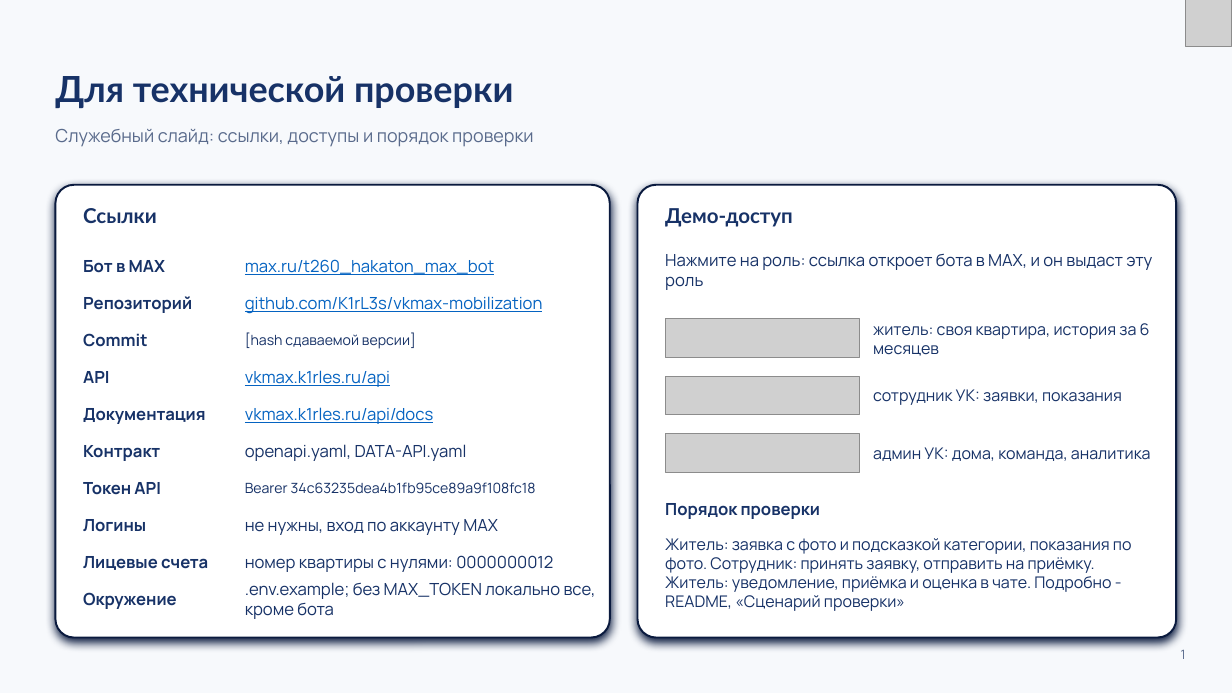
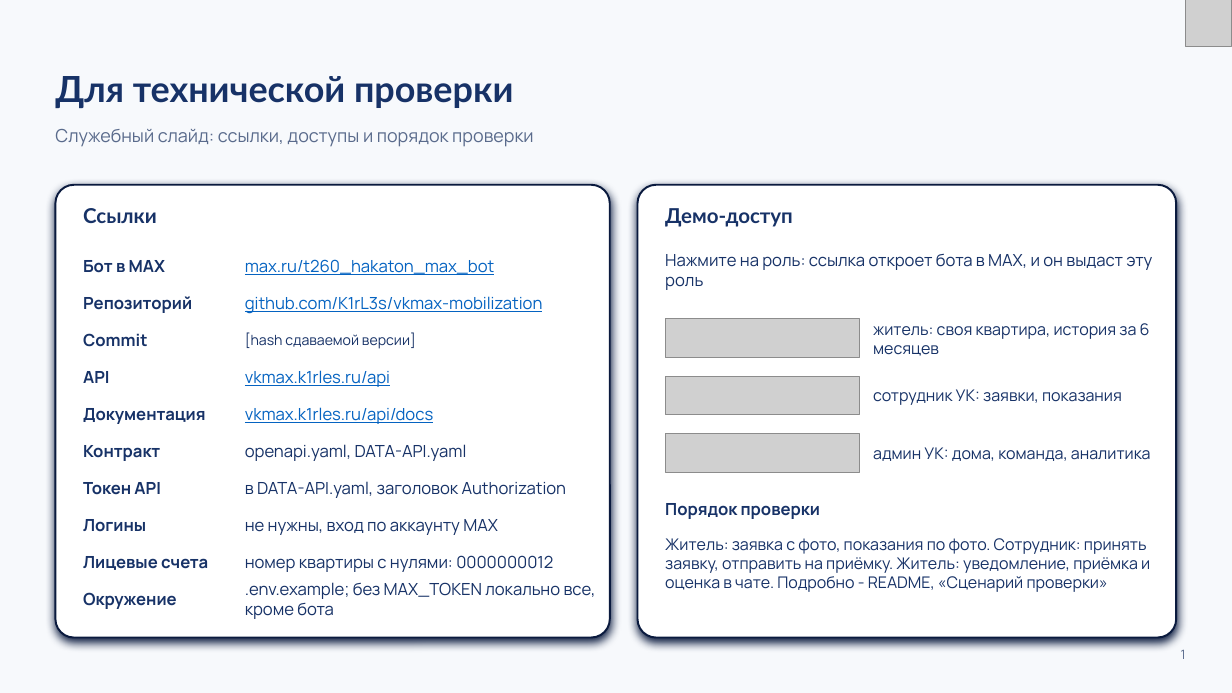
Before and after one commit to K1rL3s/vkmax-mobilization, a slide deck: slide 1 of docs/preza/zheka.pptx. Drawn at 1232x693 pixels with LibreOffice and Linux fonts; fonts in the diff are those of the drawing; grey boxes stand for pictures. Boxes give left, top, right and bottom in pixels: in the first picture for what was removed or moved away, otherwise in the second. Text is boxed around its words. In the diff, an @@ line names an element or a change of style, - is before the commit and + after.

```diff
--- a/docs/preza/zheka.pptx
+++ b/docs/preza/zheka.pptx
@@ text at [245,481,567,498]: text changed; size 11 to 13 pt @@
-Bearer 34c63235dea4b1fb95ce89a9f108fc18
+в DATA-API.yaml, заголовок Authorization
@@ text at [665,538,1150,592]: text changed @@
-Житель: заявка с фото и подсказкой категории, показания по фото. Сотрудник: принять заявку, отправить на приёмку. Житель: уведомление, приёмка и оценка в чате. Подробно - README, «Сценарий проверки»
+Житель: заявка с фото, показания по фото. Сотрудник: принять заявку, отправить на приёмку. Житель: уведомление, приёмка и оценка в чате. Подробно - README, «Сценарий проверки»
```
Also in this commit, not shown: 4 other slides changed, 56 other files.
